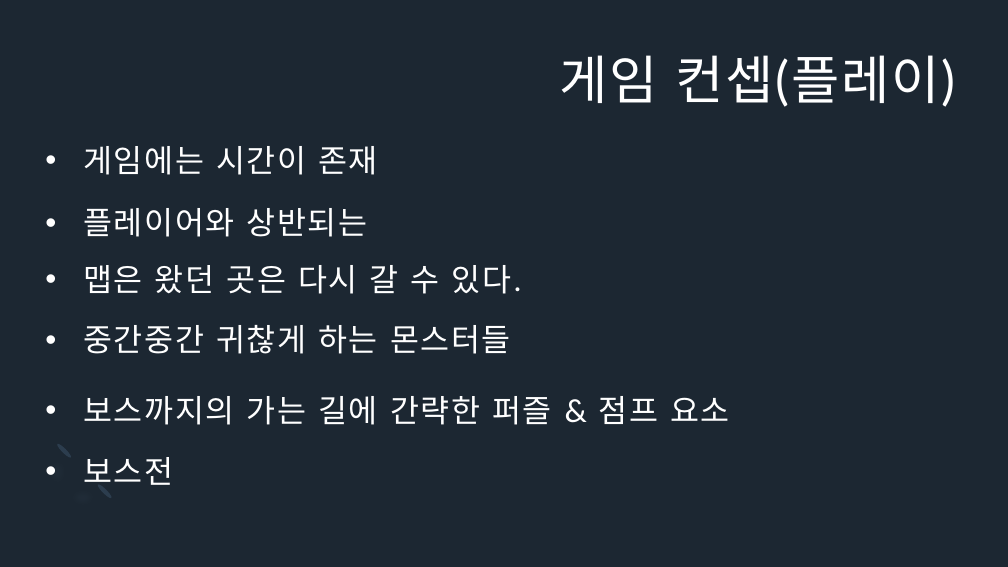
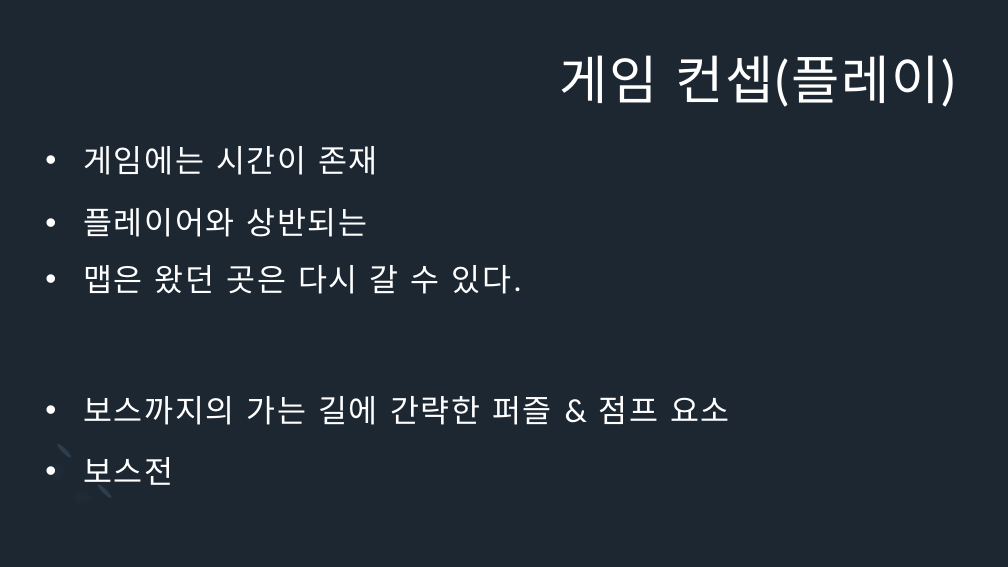
Before and after one commit to Icloy/2D_Roguelike, a slide deck: slide 6 of 기획서.pptx (slide 5 before the commit). Drawn at 1008x567 pixels with LibreOffice and Linux fonts; fonts in the diff are those of the drawing. Boxes give left, top, right and bottom in pixels: in the first picture for what was removed or moved away, otherwise in the second. Text is boxed around its words. In the diff, an @@ line names an element or a change of style, - is before the commit and + after.

```diff
--- a/기획서.pptx
+++ b/기획서.pptx
@@ text removed at [83,325,511,354] @@
-• 중간중간 귀찮게 하는 몬스터들
```
Also in this commit, not shown: 3 other slides changed, 1 slide added.
